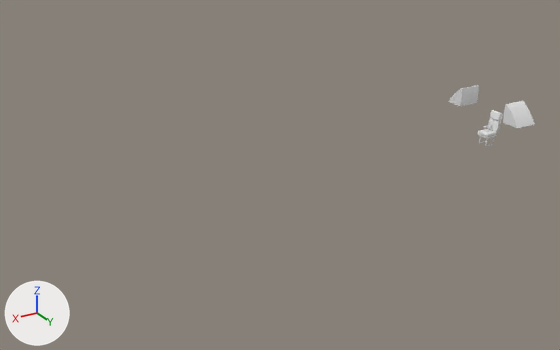
The glTF model public/models/cabin-kit.glb as it was, and as the next commit left it.
Before and after are seen from a camera (50 mm lens) standing at (18.43, 17.31, 9.29) and looking at (7.79, -0.41, 0.43). The axes (+X, +Y, +Z) are drawn at lower left. The lights are the same throughout. The first picture is the older version. Where no turn or scale is listed for an object, it has been applied to the vertices.

In view in the first picture: 'BinPort', 'BinStarboard' and 3 more.
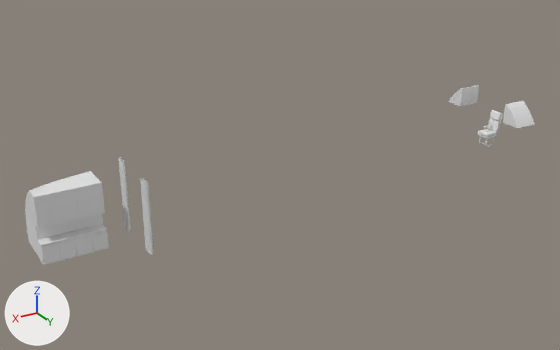
Boxes [x1, y1, x2, y2] around the edits, measured in the pictures (560 x 350 px):
'GalleyPanels', added: after [25, 171, 109, 265]
'GalleySteel', added: after [42, 197, 108, 264]
'Curtain', added: after [118, 157, 154, 255]
'GalleyWorktop', added: after [38, 224, 107, 246]

The change, as a diff of the scene's bpy script:
```diff
--- a/public/models/cabin-kit.glb.py
+++ b/public/models/cabin-kit.glb.py
@@ me_galleyworktop @@
+me_galleyworktop.from_pydata(...)  # 24 vertices, 44 faces; spans x -0.85..0.85, y -0.16..0.16, z -0.02..0.02
@@ me_galleysteel @@
+me_galleysteel.from_pydata(...)  # 240 vertices, 440 faces; spans x -0.84..0.84, y -0.04..0.04, z -0.76..0.76
@@ me_galleypanels @@
+me_galleypanels.from_pydata(...)  # 105 vertices, 206 faces; spans x -0.85..0.85, y -0.77..0.77, z -0.92..0.92
@@ me_curtain @@
+me_curtain.from_pydata(...)  # 450 vertices, 768 faces; spans x -0.05..0.05, y -0.95..0.95, z -1.0..1.0
@@ ob_galleyworktop @@
+ob_galleyworktop = bpy.data.objects.new('GalleyWorktop', me_galleyworktop)
+ob_galleyworktop.location = (13.9, -0.46, 0.11)
@@ ob_galleysteel @@
+ob_galleysteel = bpy.data.objects.new('GalleySteel', me_galleysteel)
+ob_galleysteel.location = (13.9, -0.33, 0.34)
@@ ob_galleypanels @@
+ob_galleypanels = bpy.data.objects.new('GalleyPanels', me_galleypanels)
+ob_galleypanels.location = (13.9, -1.09, 0.47)
@@ ob_curtain @@
+ob_curtain = bpy.data.objects.new('Curtain', me_curtain)
+ob_curtain.location = (12.35, 0.0, 0.75)
```
